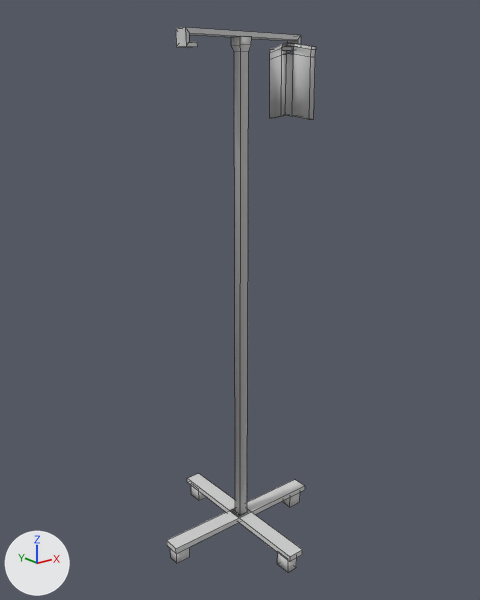
The OBJ model src/assets/iv/mesh_iv.obj as it was, and as the next commit left it.
Camera for both pictures: a camera (50 mm lens) standing at (-5.54, -6.87, 6.45) and looking at (-0.02, 0.02, 3.7). The lights are fixed; the arrows at lower left show +X, +Y and +Z. Mesh edges are drawn as thin lines. Where no turn or scale is listed for an object, it has been applied to the vertices.

The older version as bpy lines, for what is in view:
```python
me_cube_005 = bpy.data.meshes.new('Cube.005')
me_cube_005.from_pydata(...)  # 128 vertices, 112 faces; spans x -1.3..1.21, y -1.26..1.25, z 0.01..7.15
me_cube_005.materials.append(mat_material)  # light grey #d1d1d1
ob_cube_005 = bpy.data.objects.new('Cube.005', me_cube_005)
ob_cube_005.location = (0.0, 0.0, 0.0)
```
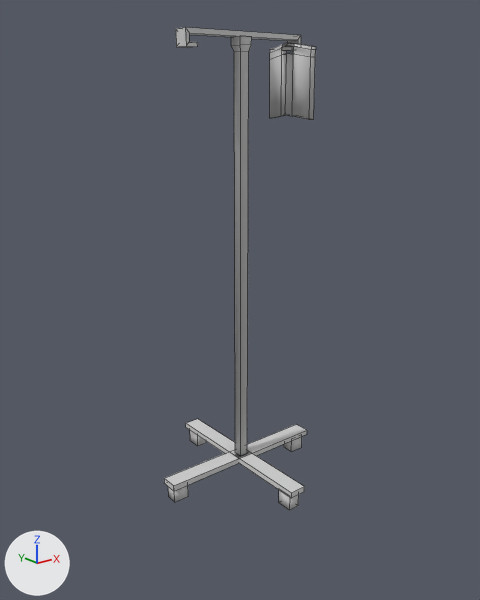
The newer file is also rescaled (x0.775), turned or shifted as a whole; pictures and numbers use the older file's frame.

Scene script edits in JSON lines:
```json
{"block": "me_cube_005", "where": "# used by ob_cube_005; location = (0.0, 0.0, 0.0)"}
{"op": "remove", "block": "me_cube_005", "code": "me_cube_005.from_pydata(...)  # 128 vertices, 112 faces; spans x -1.3..1.21, y -1.26..1.25, z 0.01..7.15"}
{"op": "add", "block": "me_cube_005", "code": "me_cube_005.from_pydata(...)  # 128 vertices, 111 faces; spans x -1.3..1.21, y -1.26..1.25, z 1.03..7.15"}
{"block": "me_cube_005", "change": "me_cube_005 part 1: the loose piece of 8 vertices spanning x 0.93..1.15, y -0.09..0.07, z 0.02..0.24 is moved by (0.0, 0.0, 1.02)"}
{"block": "me_cube_005", "change": "me_cube_005 part 2: the loose piece of 8 vertices spanning x -1.25..-1.03, y -0.08..0.09, z 0.01..0.23 is moved by (0.0, 0.0, 1.02)"}
{"block": "me_cube_005", "change": "me_cube_005 part 3: the loose piece of 8 vertices spanning x -1.3..1.21, y -0.13..0.11, z 0.24..0.32 is moved by (0.0, 0.0, 1.02)"}
{"block": "me_cube_005", "change": "me_cube_005 part 4: the loose piece of 8 vertices spanning x -0.13..0.04, y 0.97..1.19, z 0.02..0.24 is moved by (0.0, 0.0, 1.02)"}
{"block": "me_cube_005", "change": "me_cube_005 part 5: the loose piece of 8 vertices spanning x -0.14..0.02, y -1.21..-0.99, z 0.01..0.23 is moved by (0.0, 0.0, 1.02)"}
{"block": "me_cube_005", "change": "me_cube_005 part 6: the loose piece of 8 vertices spanning x -0.16..0.08, y -1.26..1.25, z 0.24..0.32 is moved by (0.0, 0.0, 1.02)"}
{"block": "me_cube_005", "change": "me_cube_005 part 7"}
{"block": "me_cube_005", "change": "54 faces are deleted"}
{"block": "me_cube_005", "change": "4 vertices in x -0.1..0.03, y -0.09..0.04, z 0.31 move by (0.0, 0.0, 1.01)"}
{"block": "me_cube_005", "change": "53 new faces join them"}
```

Boxes [x1, y1, x2, y2] around the edits, measured in the pictures (480 x 600 px; the box of a moved part takes in the faces that stretch with it):
```json
{"object": "Cube.005", "change": "reshaped", "before": [167, 27, 316, 572], "after": [164, 27, 316, 510], "on screen": "11% shorter"}
{"part": 1, "of": "me_cube_005", "change": "moved or reshaped", "before": [283, 492, 300, 507], "after": [284, 436, 302, 451]}
{"part": 2, "of": "me_cube_005", "change": "moved or reshaped", "before": [171, 547, 190, 563], "after": [168, 485, 188, 502]}
{"part": 3, "of": "me_cube_005", "change": "moved or reshaped", "before": [167, 480, 305, 554], "after": [164, 424, 307, 491]}
{"part": 4, "of": "me_cube_005", "change": "moved or reshaped", "before": [191, 485, 207, 501], "after": [190, 431, 206, 446]}
{"part": 5, "of": "me_cube_005", "change": "moved or reshaped", "before": [277, 553, 297, 572], "after": [279, 490, 299, 510]}
{"part": 6, "of": "me_cube_005", "change": "moved or reshaped", "before": [187, 473, 302, 562], "after": [186, 419, 304, 498]}
{"part": 7, "of": "me_cube_005", "change": "moved or reshaped", "before": [231, 36, 316, 515], "after": [231, 36, 316, 456]}
```
